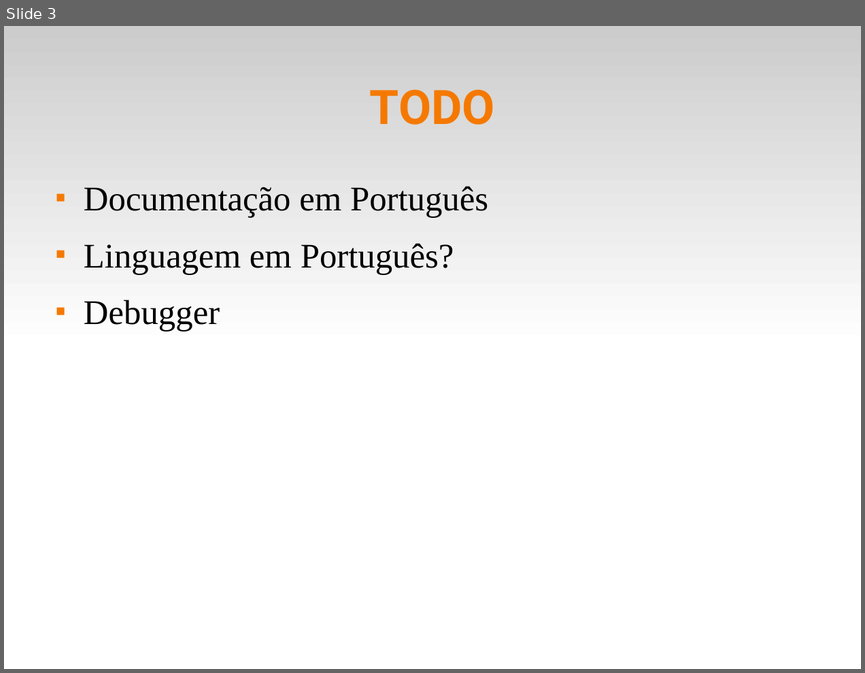
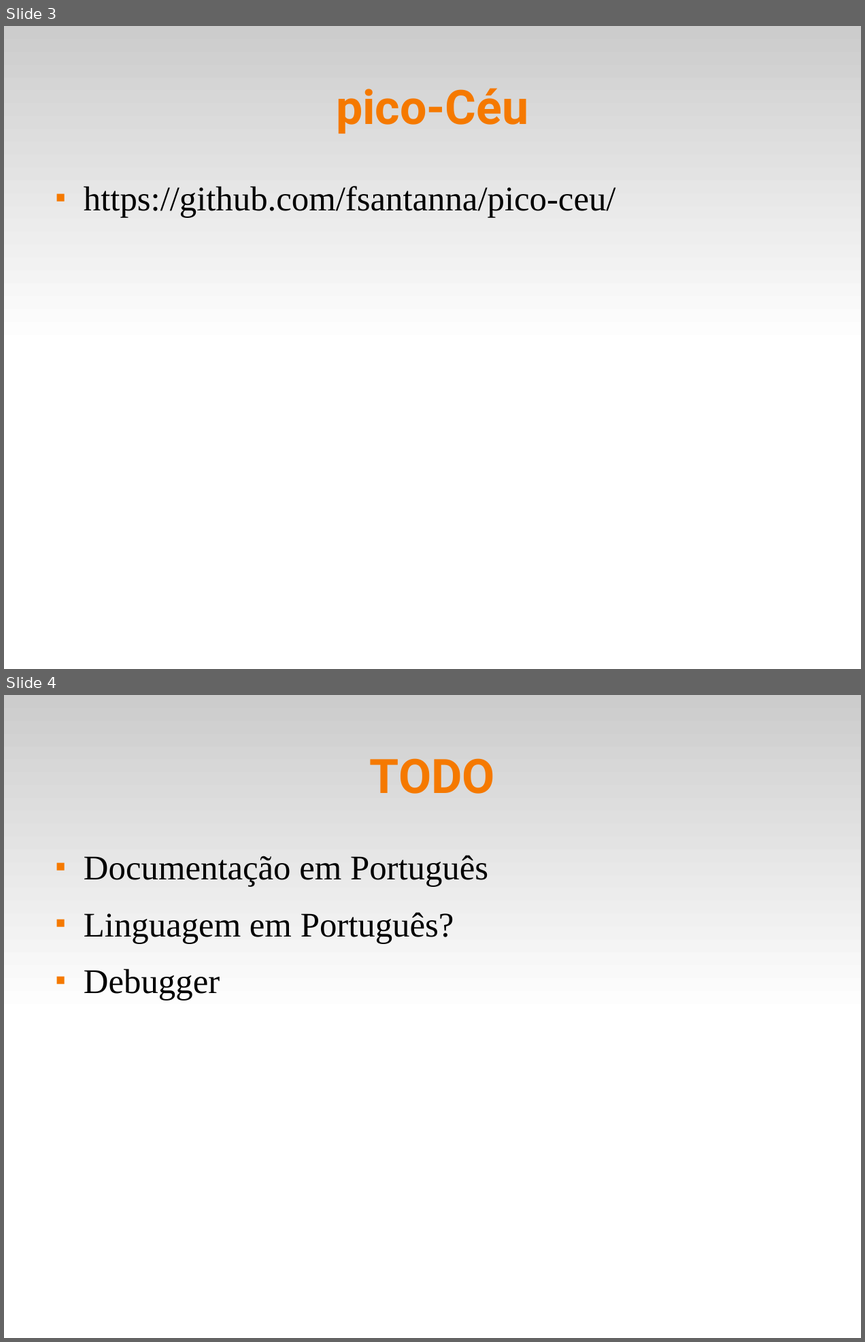
Before and after one commit to fsantanna-no/101, a slide deck: slides/00.odp. Shown one above the other, each under a label of ours: slide 3 before the commit, slides 3 and 4 after it. The pictures are 865x673 and 865x1342 pixels, drawn with LibreOffice and Linux fonts; fonts in the diff are those of the drawing. Boxes give left, top, right and bottom in pixels: in the first picture for what was removed or moved away, otherwise in the second. Text is boxed around its words. In the diff, an @@ line names an element or a change of style, - is before the commit and + after.

```diff
--- a/slides/00.odp
+++ b/slides/00.odp
@@ slide 3 added at box(4, 26, 861, 669), background #FFFFFF; not listed: 1 template element that a slide beside it also shows @@
@@ title added at box(336, 88, 528, 133), 44 pt, text #F57900, bold @@
+pico-Céu
@@ text added at box(84, 186, 616, 218), 32 pt, text #000000 @@
+■ https://github.com/fsantanna/pico-ceu/
@@ what was slide 3 is now slide 4 @@
```
Also in this commit, not shown: 3 slides changed, 25 other files.
